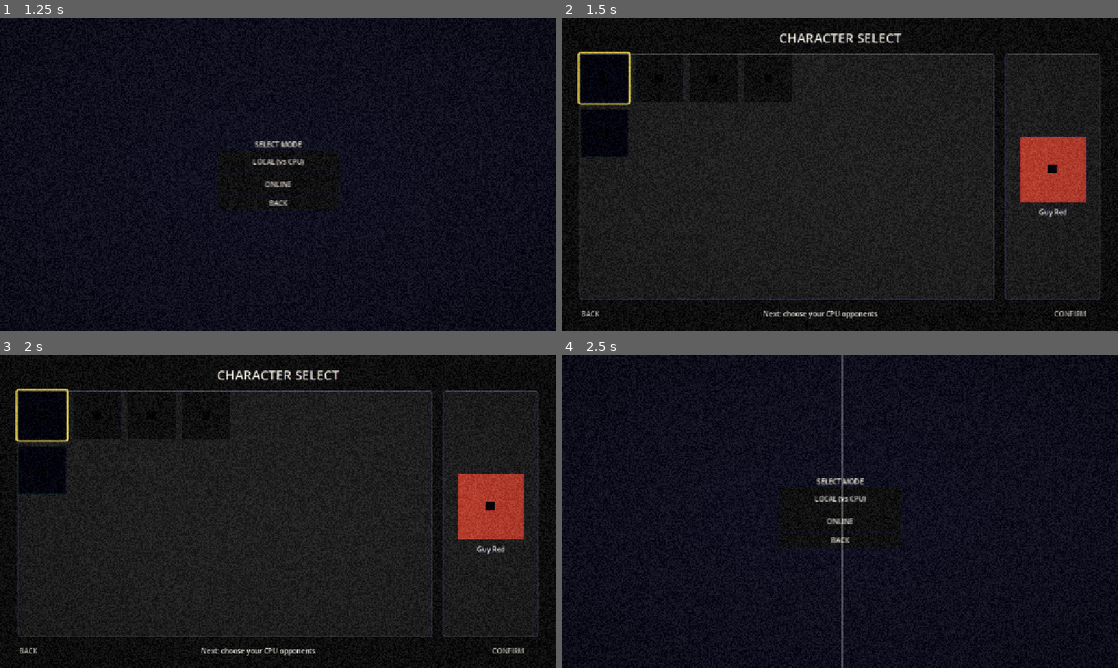
Above: before the commit, frames 1-4 (two rows, left to right).
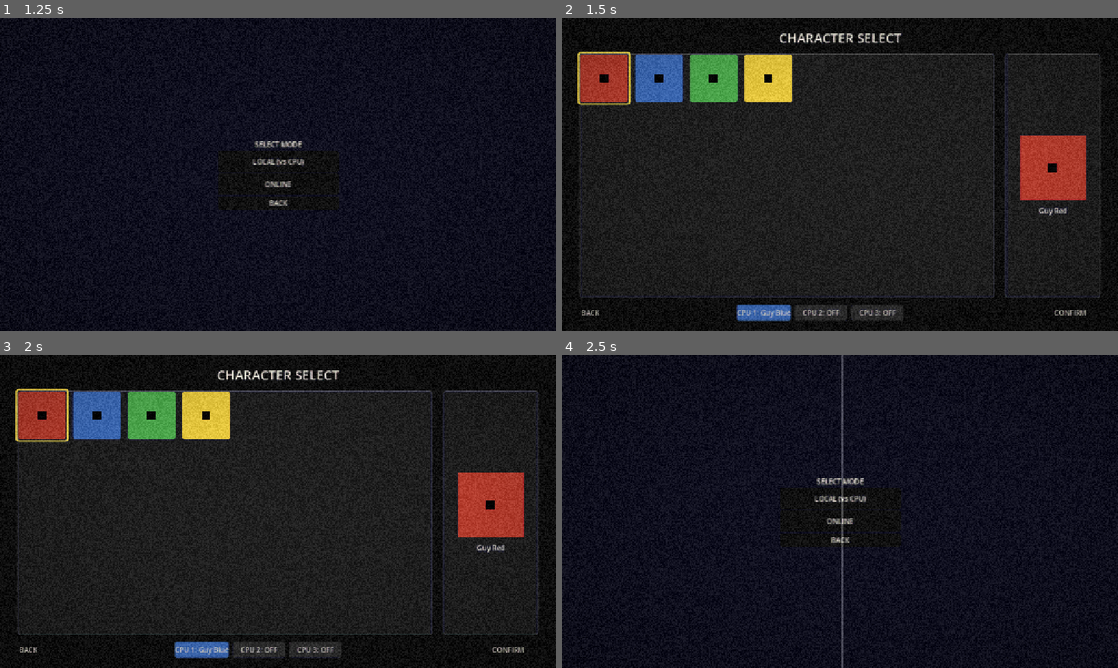
Above: after the commit, the same moments.

Repository: KallumWang/SuperSmashBrosUltimate
Game: Godot game, scene res://scenes/StartScreen.tscn
Two runs of this game, one before a commit and one after it. Both use one fixed random seed, a clock stepped at 60 frames per second and the inputs below.
Inputs:
- Up to frame 1 (1.25 s): click "START" at 0.5 s
- Up to frame 2 (1.5 s): click "LOCAL (vs CPU)" at 1.25 s
- Up to frame 3 (2 s): no input
- Up to frame 4 (2.5 s): click "BACK" at 2 s

Frame 1 is identical in both runs. In frame 2, 8.4% of the frame differs, in the area x 3-97%, y 11-97%; in frame 3, 8.1%; in frame 4, nothing differs.

Commit message:
removed guy blac, added better stock system, added way to have cpus in char select
hella tuff it works maybe next i'll make fast character addition system

Diff:
--- a/Sprint_2_game_fixed/Sprint 2 game/smash-template/autoload/GameManager.gd
+++ b/Sprint_2_game_fixed/Sprint 2 game/smash-template/autoload/GameManager.gd
@@ -88,21 +88,5 @@
 			"up":      {"damage": 9.0, "kb_base": 130.0, "kb_scale": 6.0, "range": 24.0, "startup": 0.05, "active": 0.08, "cooldown": 0.3, "hits": 1, "angle": 85.0},
 			"down":    {"damage": 6.0, "kb_base": 90.0, "kb_scale": 4.5, "range": 22.0, "startup": 0.04, "active": 0.1, "cooldown": 0.3, "hits": 1, "angle": 15.0},
 			"back":    {"damage": 4.0, "kb_base": 70.0, "kb_scale": 4.0, "range": 24.0, "startup": 0.03, "active": 0.12, "cooldown": 0.3, "hits": 1, "angle": 30.0},
-		},
-	}, # Added missing closing bracket here
-	{
-		"name": "Guy black",
-		"color": Color(0.0, 0.0, 0.0),
-		"speed": 380.0,
-		"jump_velocity": -640.0,
-		"gravity_scale": 0.7,
-		"extra_jumps": 2,
-		"weight": 0.8,
-		"attacks": {
-			"neutral": {"damage": 3.0, "kb_base": 50.0, "kb_scale": 4.0, "range": 26.0, "startup": 0.04, "active": 0.3, "cooldown": 0.35, "hits": 3, "angle": 35.0},
-			"up":      {"damage": 9.0, "kb_base": 130.0, "kb_scale": 6.0, "range": 24.0, "startup": 0.05, "active": 0.08, "cooldown": 0.3, "hits": 1, "angle": 85.0},
-			"down":    {"damage": 6.0, "kb_base": 90.0, "kb_scale": 4.5, "range": 22.0, "startup": 0.04, "active": 0.1, "cooldown": 0.3, "hits": 1, "angle": 15.0},
-			"back":    {"damage": 4.0, "kb_base": 70.0, "kb_scale": 4.0, "range": 24.0, "startup": 0.03, "active": 0.12, "cooldown": 0.3, "hits": 1, "angle": 30.0},
-		},
 	},
-]
+	}		]
--- a/Sprint_2_game_fixed/Sprint 2 game/smash-template/scripts/character_select.gd
+++ b/Sprint_2_game_fixed/Sprint 2 game/smash-template/scripts/character_select.gd
@@ -1,6 +1,4 @@
 extends Control
-#this code should work for both CPU and Online
-#Hopefully it works how I intended and Online both players use WASD F
 
 @onready var grid: GridContainer = $VBox/Main/GridPanel/CharacterGrid
 @onready var cursor: Panel = $SelectionCursor
@@ -21,6 +19,8 @@
 	if _is_online:
 		NetworkManager.message_received.connect(_on_message_received)
 		NetworkManager.peer_left.connect(_on_peer_left)
+	else:
+		_setup_cpu_ui()
 
 	for i in GameManager.characters.size():
 		var data: Dictionary = GameManager.characters[i]
@@ -28,11 +28,25 @@
 		var btn := Button.new()
 		btn.custom_minimum_size = Vector2(110, 110)
 		btn.toggle_mode = true
-		btn.self_modulate = data["color"]
+
+		# Use StyleBoxFlat instead of self_modulate for crisp colors
+		var style := StyleBoxFlat.new()
+		style.bg_color = data["color"]
+		style.corner_radius_top_left = 6
+		style.corner_radius_top_right = 6
+		style.corner_radius_bottom_left = 6
+		style.corner_radius_bottom_right = 6
+
+		btn.add_theme_stylebox_override("normal", style)
+		btn.add_theme_stylebox_override("hover", style)
+		btn.add_theme_stylebox_override("pressed", style)
+		btn.add_theme_stylebox_override("focus", style)
+
 		btn.pressed.connect(_on_character_pressed.bind(i))
 		grid.add_child(btn)
 		buttons.append(btn)
 
+		# Add character face indicator
 		var face := ColorRect.new()
 		face.color = Color(0, 0, 0, 1)
 		face.size = Vector2(20, 20)
@@ -43,6 +57,79 @@
 	_select(0)
 	await get_tree().process_frame
 	_update_cursor()
+
+func _setup_cpu_ui() -> void:
+	cpu_hint.visible = false
+
+	var cpu_box := HBoxContainer.new()
+	cpu_box.add_theme_constant_override("separation", 10)
+	cpu_box.size_flags_horizontal = Control.SIZE_EXPAND_FILL
+	cpu_box.alignment = BoxContainer.ALIGNMENT_CENTER
+
+	if GameManager.cpu_slots.is_empty():
+		GameManager.cpu_slots = [
+			{"enabled": true, "character": -1},
+			{"enabled": false, "character": -1},
+			{"enabled": false, "character": -1}
+		]
+
+	for i in GameManager.cpu_slots.size():
+		var slot: Dictionary = GameManager.cpu_slots[i]
+		if not slot.has("character"):
+			slot["character"] = -1
+
+		var btn := Button.new()
+		btn.custom_minimum_size = Vector2(120, 36)
+		_update_cpu_button_text(btn, i)
+		btn.pressed.connect(_on_cpu_button_pressed.bind(i, btn))
+		cpu_box.add_child(btn)
+
+	$VBox/Bottom.add_child(cpu_box)
+	$VBox/Bottom.move_child(cpu_box, 1)
+
+func _on_cpu_button_pressed(index: int, button: Button) -> void:
+	var slot: Dictionary = GameManager.cpu_slots[index]
+
+	if not slot["enabled"]:
+		slot["enabled"] = true
+		slot["character"] = -1
+	else:
+		if slot["character"] == -1:
+			slot["character"] = 0
+		elif slot["character"] < GameManager.characters.size() - 1:
+			slot["character"] += 1
+		else:
+			slot["enabled"] = false
+			slot["character"] = -1
+
+	_update_cpu_button_text(button, index)
+
+func _update_cpu_button_text(button: Button, index: int) -> void:
+	var slot: Dictionary = GameManager.cpu_slots[index]
+
+	var style := StyleBoxFlat.new()
+	style.corner_radius_top_left = 4
+	style.corner_radius_top_right = 4
+	style.corner_radius_bottom_left = 4
+	style.corner_radius_bottom_right = 4
+
+	if not slot["enabled"]:
+		button.text = "CPU %d: OFF" % (index + 1)
+		style.bg_color = Color(0.2, 0.2, 0.25, 1)
+	else:
+		var char_idx: int = slot["character"]
+		if char_idx == -1:
+			button.text = "CPU %d: RANDOM" % (index + 1)
+			style.bg_color = Color(0.35, 0.35, 0.45, 1)
+		else:
+			var char_name: String = GameManager.characters[char_idx]["name"]
+			button.text = "CPU %d: %s" % [(index + 1), char_name]
+			style.bg_color = GameManager.characters[char_idx]["color"]
+
+	button.add_theme_stylebox_override("normal", style)
+	button.add_theme_stylebox_override("hover", style)
+	button.add_theme_stylebox_override("pressed", style)
+	button.add_theme_stylebox_override("focus", style)
 
 func _on_character_pressed(index: int) -> void:
 	if _confirmed:
@@ -57,7 +144,8 @@
 	var data: Dictionary = GameManager.characters[index]
 	preview_swatch.color = data["color"]
 	preview_name.text = data["name"]
-	cpu_hint.text = "Waiting for the other player to be ready" if _is_online else "Next: choose your CPU opponents"
+	if _is_online:
+		cpu_hint.text = "Waiting for the other player to be ready"
 
 	_update_cursor()
 
@@ -80,7 +168,7 @@
 		NetworkManager.send({"type": "pick", "character": selected_index})
 		_maybe_start_match()
 	else:
-		get_tree().change_scene_to_file("res://scenes/CpuSetup.tscn")
+		get_tree().change_scene_to_file("res://scenes/Game.tscn")
 
 func _on_message_received(data: Dictionary) -> void:
 	if data.get("type") == "pick":
--- a/Sprint_2_game_fixed/Sprint 2 game/smash-template/scripts/game.gd
+++ b/Sprint_2_game_fixed/Sprint 2 game/smash-template/scripts/game.gd
@@ -1,14 +1,11 @@
 extends Node2D
-## Spawns fighters onto the stage: you (P1) plus however many CPU slots
-## are toggled on (local mode, up to 3 CPUs), or you + one networked
-## opponent (online mode). Also builds and updates the bottom Smash-style
-## HUD (name / damage% / stock pips per fighter).
 
 const PLAYER_SCENE := preload("res://scenes/Player.tscn")
 const SPAWN_NAMES := ["SpawnP1", "SpawnP2", "SpawnP3", "SpawnP4"]
 
 @onready var stage: Node2D = $Stage
 @onready var players_root: Node2D = $Players
+@onready var bottom_bar: ColorRect = $HUD/BottomBar
 @onready var hud_entries_box: HBoxContainer = $HUD/BottomBar/Entries
 
 var hud_entries: Array = []
@@ -16,10 +13,23 @@
 var remote_player: SmashPlayer
 
 func _ready() -> void:
+	randomize()
+
+	# Keep HUD locked to the bottom of the screen on any resolution
+	get_viewport().size_changed.connect(_update_hud_layout)
+	_update_hud_layout()
+
 	if GameManager.selected_mode == GameManager.Mode.ONLINE:
 		_setup_online()
 	else:
 		_setup_local()
+
+func _update_hud_layout() -> void:
+	var vp_size := get_viewport_rect().size
+	bottom_bar.global_position = Vector2(0, vp_size.y - 100)
+	bottom_bar.size = Vector2(vp_size.x, 100)
+	hud_entries_box.global_position = Vector2(0, vp_size.y - 100)
+	hud_entries_box.size = Vector2(vp_size.x, 100)
 
 func _physics_process(_delta: float) -> void:
 	if GameManager.selected_mode == GameManager.Mode.ONLINE and local_player != null and is_instance_valid(local_player):
@@ -44,16 +54,28 @@
 
 func _setup_local() -> void:
 	var fighters: Array = []
-	fighters.append(_spawn_player(_spawn_pos(0), "p1_", false, GameManager.player1_character))
 
+	# 1. Resolve Player 1
+	var p1_char: int = GameManager.player1_character
+	if p1_char < 0 or p1_char >= GameManager.characters.size():
+		p1_char = randi_range(0, GameManager.characters.size() - 1)
+
+	fighters.append(_spawn_player(_spawn_pos(0), "p1_", false, p1_char))
+
+	# 2. Resolve CPUs
 	var slot_index := 1
 	for slot in GameManager.cpu_slots:
 		if not slot["enabled"]:
 			continue
 		if slot_index >= SPAWN_NAMES.size():
 			break
+
+		var cpu_char: int = slot["character"]
+		if cpu_char < 0 or cpu_char >= GameManager.characters.size():
+			cpu_char = randi_range(0, GameManager.characters.size() - 1)
+
 		var prefix := "cpu_%d_" % slot_index
-		fighters.append(_spawn_player(_spawn_pos(slot_index), prefix, true, slot["character"]))
+		fighters.append(_spawn_player(_spawn_pos(slot_index), prefix, true, cpu_char))
 		slot_index += 1
 
 	_link_opponents(fighters)
@@ -63,21 +85,11 @@
 	NetworkManager.message_received.connect(_on_network_message)
 	NetworkManager.peer_left.connect(_on_opponent_left)
 
-	# Both players picked in CharacterSelect.tscn before landing here -
-	# player1_character is always "my own pick", online_opponent_character
-	# is whatever the other player sent over the relay. Host is always P1,
-	# the joining player is always P2.
 	var my_char: int = GameManager.player1_character
 	var opp_char: int = GameManager.online_opponent_character
 	var p1_char: int = my_char if NetworkManager.is_host else opp_char
 	var p2_char: int = opp_char if NetworkManager.is_host else my_char
 
-	# Online players are on separate physical keyboards, so both always
-	# read WASD+F ("p1_") locally - there's no reason to make the joiner
-	# use the P2 arrow-key layout meant for sharing one keyboard. The
-	# remote player's input_prefix is never actually read (see the
-	# is_remote guard in player.gd's _physics_process), so it's harmless
-	# for both spawned nodes to use "p1_" here.
 	var p1 := _spawn_player(_spawn_pos(0), "p1_", false, p1_char)
 	var p2 := _spawn_player(_spawn_pos(1), "p1_", false, p2_char)
 
@@ -87,10 +99,7 @@
 	else:
 		local_player = p2
 		remote_player = p1
-	# The remote player isn't simulated locally at all - it's just a
-	# puppet driven entirely by "state" messages from the other machine
-	# (see SmashPlayer.apply_remote_state and the is_remote guard in
-	# player.gd's _physics_process).
+
 	remote_player.is_remote = true
 
 	_link_opponents([p1, p2])
@@ -111,10 +120,10 @@
 
 func _on_opponent_left() -> void:
 	if remote_player != null and is_instance_valid(remote_player):
-		remote_player.is_remote = false # stop waiting on packets that won't arrive
+		remote_player.is_remote = false
 
 func _spawn_pos(index: int) -> Vector2:
-	return stage.get_node(SPAWN_NAMES[index]).position
+	return stage.get_node(SPAWN_NAMES[index]).global_position
 
 func _link_opponents(fighters: Array) -> void:
 	for f in fighters:
@@ -127,16 +136,21 @@
 	p.input_prefix = prefix
 	p.is_cpu = is_cpu
 	p.stats = GameManager.characters[char_index]
+
+	players_root.add_child(p)
 	p.global_position = pos
-	players_root.add_child(p)
+
 	return p
 
 func _build_hud(fighters: Array) -> void:
+	for child in hud_entries_box.get_children():
+		child.queue_free()
+
 	for f in fighters:
 		var color: Color = f.stats.get("color", Color.WHITE)
 
 		var vbox := VBoxContainer.new()
-		vbox.custom_minimum_size = Vector2(120, 0)
+		vbox.custom_minimum_size = Vector2(140, 90)
 		vbox.alignment = BoxContainer.ALIGNMENT_CENTER
 
 		var name_label := Label.new()
@@ -147,13 +161,14 @@
 
 		var percent_label := Label.new()
 		percent_label.horizontal_alignment = HORIZONTAL_ALIGNMENT_CENTER
-		percent_label.add_theme_font_size_override("font_size", 30)
+		percent_label.add_theme_font_size_override("font_size", 24)
 		percent_label.text = "0%"
 		vbox.add_child(percent_label)
 
 		var stocks_box := HBoxContainer.new()
 		stocks_box.alignment = BoxContainer.ALIGNMENT_CENTER
-		stocks_box.add_theme_constant_override("separation", 4)
+		stocks_box.add_theme_constant_override("separation", 6)
+		stocks_box.custom_minimum_size = Vector2(0, 20)
 		vbox.add_child(stocks_box)
 
 		hud_entries_box.add_child(vbox)
--- a/Sprint_2_game_fixed/Sprint 2 game/smash-template/scripts/mode_select.gd
+++ b/Sprint_2_game_fixed/Sprint 2 game/smash-template/scripts/mode_select.gd
@@ -1,5 +1,5 @@
 extends Control
-
+#This lets you choose between online or local
 func _on_local_pressed() -> void:
 	GameManager.selected_mode = GameManager.Mode.LOCAL
 	get_tree().change_scene_to_file("res://scenes/CharacterSelect.tscn")
--- a/Sprint_2_game_fixed/Sprint 2 game/smash-template/scripts/online_lobby.gd
+++ b/Sprint_2_game_fixed/Sprint 2 game/smash-template/scripts/online_lobby.gd
@@ -10,33 +10,33 @@
 	NetworkManager.room_ready.connect(_on_room_ready)
 	NetworkManager.connection_failed.connect(_on_connection_failed)
 
-func _on_host_pressed() -> void:
+func _on_host_pressed() -> void: #Creates a room code from the network manager, lets them copy it too
 	var code := NetworkManager.host_room()
 	room_code_label.text = "Room code: %s" % code
 	copy_button.visible = true
 	status_label.text = "Give your friend the room code above. Waiting for them to join..."
 	GameManager.selected_mode = GameManager.Mode.ONLINE
 
-func _on_join_pressed() -> void:
+func _on_join_pressed() -> void: #checks to see if the person has entered the code or left it blank like a chud wink wink Leo Chuddiong reference 👀👀 Haha Emojis I am def Ai 👀
 	var code := room_code_input.text.strip_edges()
 	if code == "":
 		status_label.text = "Enter the room code your friend gave you."
 		return
 	NetworkManager.join_room(code)
 	status_label.text = "Connecting..."
-	GameManager.selected_mode = GameManager.Mode.ONLINE
+	GameManager.selected_mode = GameManager.Mode.ONLINE #Ts I'm hella proud of it sets the status to online
 
 func _on_copy_code_pressed() -> void:
-	DisplayServer.clipboard_set(NetworkManager.room_code)
+	DisplayServer.clipboard_set(NetworkManager.room_code)	 #I didnt know you could make clipboard copy code till I asked gemini what woukld be a good waty to do this
 	status_label.text = "Room code copied to clipboard!"
 
-func _on_back_pressed() -> void:
+func _on_back_pressed() -> void: #Verry obvious idek why im writing a comment for this
 	NetworkManager.close_connection()
 	get_tree().change_scene_to_file("res://scenes/ModeSelect.tscn")
 
-func _on_room_ready() -> void:
+func _on_room_ready() -> void:		#When you're op connects you can go to select characters
 	status_label.text = "Opponent connected! Choose your character..."
 	get_tree().change_scene_to_file("res://scenes/CharacterSelect.tscn")
 
-func _on_connection_failed() -> void:
+func _on_connection_failed() -> void: #Couldnt be asked to make 2 different messages for connection failed or room code wrong :ROFL:
 	status_label.text = "Couldn't connect. Double-check the room code and try again."
--- a/Sprint_2_game_fixed/Sprint 2 game/smash-template/scripts/start_screen.gd
+++ b/Sprint_2_game_fixed/Sprint 2 game/smash-template/scripts/start_screen.gd
@@ -1,4 +1,4 @@
 extends Control
-
+#Simple starting screen possibly make it so it changes pictures around when I make some art
 func _on_start_pressed() -> void:
 	get_tree().change_scene_to_file("res://scenes/ModeSelect.tscn")
